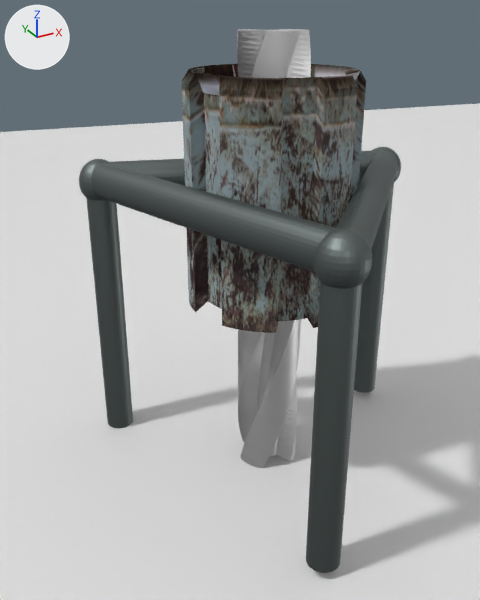
The Blender file obj.blend as it was, and as the next commit left it.
Rendered twice from a 50 mm lens placed at (-1.66, -6.99, 3.88), pointed at (1.41, -1.4, 1.09). The lights are fixed; the arrows at upper left show +X, +Y and +Z.

The older version as bpy lines, for what is in view:
```python
mat_metal_002 = principled_material('Metal.002')
mat_metal_002.base_color = (0.883, 0.883, 0.883)  # white #f1f1f1
mat_metal_002.metallic = 0.957
me_cylinder_010 = bpy.data.meshes.new('Cylinder.010')
me_cylinder_010.from_pydata(...)  # a 32-sided cylinder along z spanning x -0.21..0.21, y -0.21..0.21, z -1.98..1.98
me_cylinder_010.materials.append(mat_metal_003)  # grey #737b7a
me_cylinder_020 = bpy.data.meshes.new('Cylinder.020')
me_cylinder_020.from_pydata(...)  # 16640 vertices, 16514 faces; spans x -0.33..0.33, y -0.33..0.33, z -2.78..2.78
me_cylinder_020.materials.append(mat_metal_002)  # white #f1f1f1
me_cylinder_021 = bpy.data.meshes.new('Cylinder.021')
me_cylinder_021.from_pydata(...)  # 1140 vertices, 1014 faces; spans x -0.84..0.84, y -0.83..0.83, z -0.74..0.72
me_cylinder_021.materials.append(mat_metal)  # picture img_scratch_blue_paint_jpg
ob_cylinder_009 = bpy.data.objects.new('Cylinder.009', me_cylinder_010)
ob_cylinder_009.location = (1.21, -3.33, 0.76)
ob_cylinder_009.scale = (0.733, 0.733, 0.737)
ob_drill = bpy.data.objects.new('Drill', me_cylinder_020)
ob_drill.location = (1.67, -1.57, 0.93)
ob_drill.rotation_euler = (0.0, 0.0, -0.125)  # degrees (0, 0, -7.2)
ob_motor = bpy.data.objects.new('Motor', me_cylinder_021)
ob_motor.location = (1.67, -1.57, 2.28)
ob_motor.rotation_euler = (0.0, 0.0, -0.125)  # degrees (0, 0, -7.2)
ob_motor.scale = (1.0, 1.0, 1.54)
# also in view: 'Cylinder.014' at (1.94, -0.65, 2.22); 'Cylinder.012' at (2.32, -2.26, 2.23); 'Cylinder.010' at (3.43, -1.09, 0.76); 'Shadow Catcher' at (0.62, -0.36, -0.89); 'Sphere.002' at (1.21, -3.33, 2.2)
```
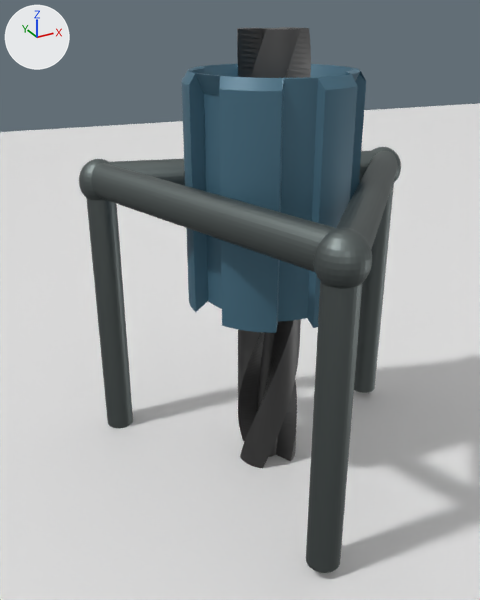
Pixel boxes (x1, y1, x2, y2) of what changed, in the pictures (480 x 600 px):
'Motor', recoloured (grey to blue): (181, 64, 366, 333) in both
'Drill', recoloured, moved (grey to black): before (237, 29, 311, 468); after (237, 27, 311, 468)

The change in detail:
Material 'Metal.002' (mat_metal_002) changes colour from white #f1f1f1 to dark grey #6e6e6e; in linear values from (0.883, 0.883, 0.883) to (0.157, 0.157, 0.157).
Material 'Material' (mat_material) is new.
Its base color is (0.0702, 0.175, 0.25) (blue #4b7489).
Its metallic is 0.134.
me_cylinder_021 has 1140 vertices, 1014 faces and spans x -0.84..0.84, y -0.83..0.83, z -0.74..0.72.
me_cylinder_021 no longer uses material mat_metal (picture img_scratch_blue_paint_jpg).
me_cylinder_021 now uses material mat_material (blue #4b7489).
Object 'Drill' (ob_drill) moves from (1.67, -1.57, 0.93) to (1.67, -1.57, 0.94).
